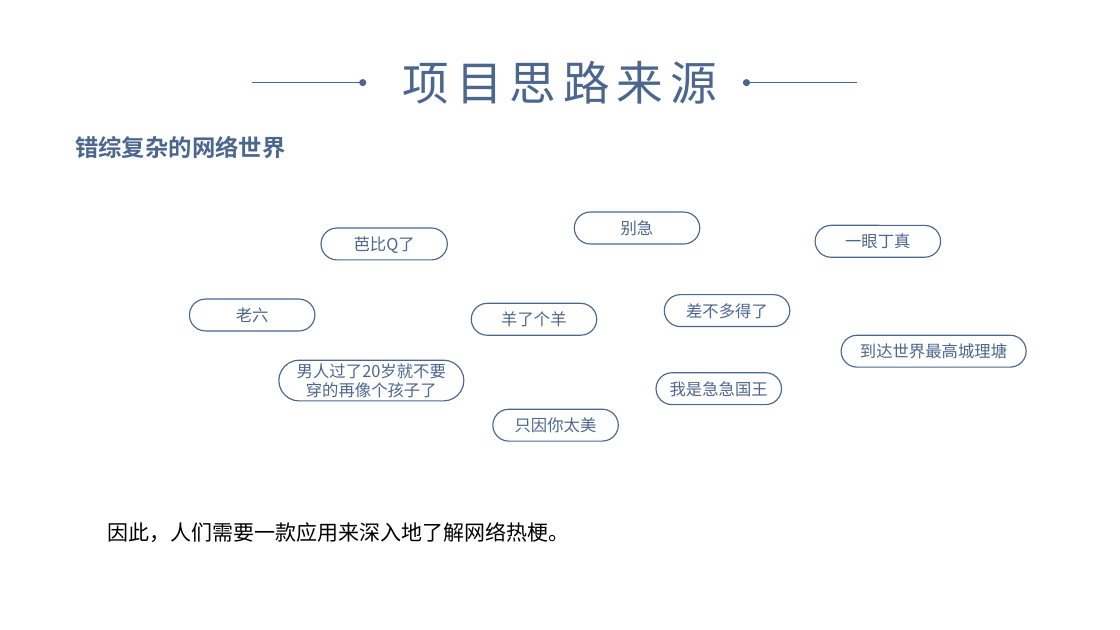
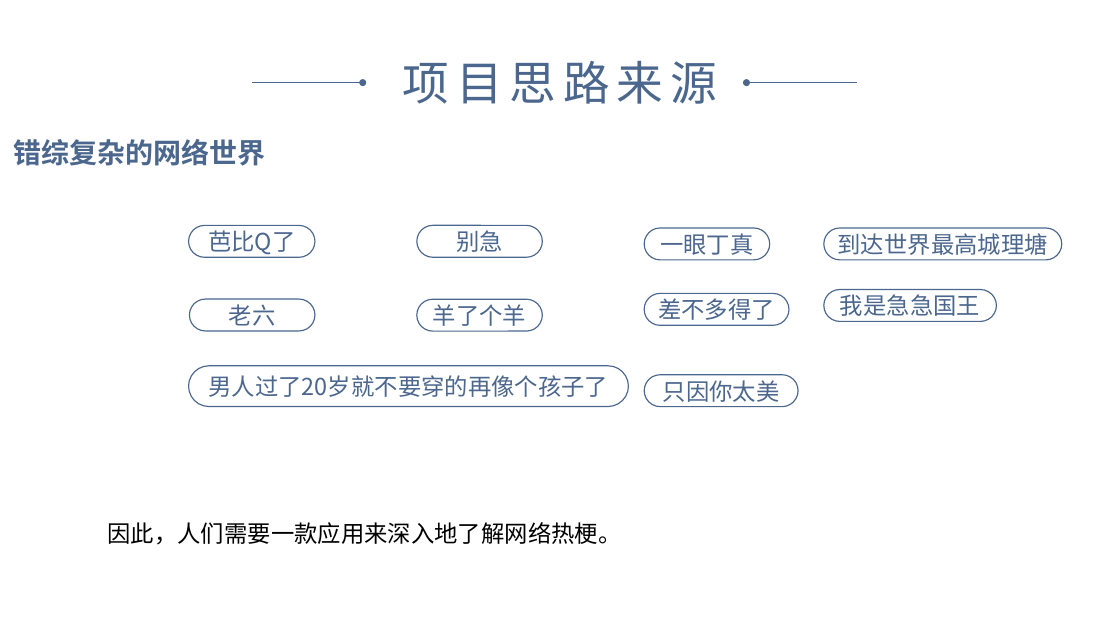
Before and after one commit to myself1528/Course-Design, a slide deck: slide 5 of 1组-高冷man-网络热梗词典.pptx. Drawn at 1120x630 pixels with LibreOffice and Linux fonts; fonts in the diff are those of the drawing. Boxes give left, top, right and bottom in pixels: in the first picture for what was removed or moved away, otherwise in the second. Text is boxed around its words. In the diff, an @@ line names an element or a change of style, - is before the commit and + after.

```diff
--- a/1组-高冷man-网络热梗词典.pptx
+++ b/1组-高冷man-网络热梗词典.pptx
@@ text "错综复杂的网络世界": place and size @@
-text "错综复杂的网络世界" at <box>75,136,285,158</box>
+text "错综复杂的网络世界" at <box>13,139,265,166</box>
@@ text "错综复杂的网络世界" at <box>13,139,265,166</box>: size 20 to 24 pt @@
@@ rounded rectangle "芭比Q了": place and size @@
-rounded rectangle "芭比Q了" at <box>321,228,447,260</box>
+rounded rectangle "芭比Q了" at <box>189,225,315,257</box>
@@ rounded rectangle "别急": place and size @@
-rounded rectangle "别急" at <box>575,212,700,244</box>
+rounded rectangle "别急" at <box>417,225,542,257</box>
@@ rounded rectangle "一眼丁真": place and size @@
-rounded rectangle "一眼丁真" at <box>815,225,940,257</box>
+rounded rectangle "一眼丁真" at <box>644,228,770,260</box>
@@ rounded rectangle "到达世界最高城理塘": place and size @@
-rounded rectangle "到达世界最高城理塘" at <box>841,335,1026,367</box>
+rounded rectangle "到达世界最高城理塘" at <box>824,228,1062,260</box>
@@ rounded rectangle "羊了个羊": place and size @@
-rounded rectangle "羊了个羊" at <box>471,303,597,335</box>
+rounded rectangle "羊了个羊" at <box>417,299,542,331</box>
@@ rounded rectangle "差不多得了": place and size @@
-rounded rectangle "差不多得了" at <box>665,295,790,327</box>
+rounded rectangle "差不多得了" at <box>644,293,789,325</box>
@@ size 14 to 20 pt in 10 elements at <box>190,299,315,331</box>, <box>644,293,789,325</box>, <box>417,299,542,331</box>, <box>189,225,315,257</box>, <box>189,365,629,406</box>, <box>644,228,770,260</box>, <box>417,225,542,257</box>, <box>824,228,1062,260</box>, <box>644,375,798,407</box>, <box>824,290,996,322</box> @@
@@ rounded rectangle "我是急急国王": place and size @@
-rounded rectangle "我是急急国王" at <box>656,373,781,405</box>
+rounded rectangle "我是急急国王" at <box>824,290,996,322</box>
@@ rounded rectangle "男人过了20岁就不要穿的再像个孩子了": place and size @@
-rounded rectangle "男人过了20岁就不要穿的再像个孩子了" at <box>279,360,464,401</box>
+rounded rectangle "男人过了20岁就不要穿的再像个孩子了" at <box>189,365,629,406</box>
@@ rounded rectangle "只因你太美": place and size @@
-rounded rectangle "只因你太美" at <box>493,409,618,441</box>
+rounded rectangle "只因你太美" at <box>644,375,798,407</box>
@@ text "因此，人们需要一款应用来深入地了解网络热梗。" at <box>107,522,621,545</box>: size 18 to 20 pt @@
```
Also in this commit, not shown: 25 other slides changed, 1 other file.
